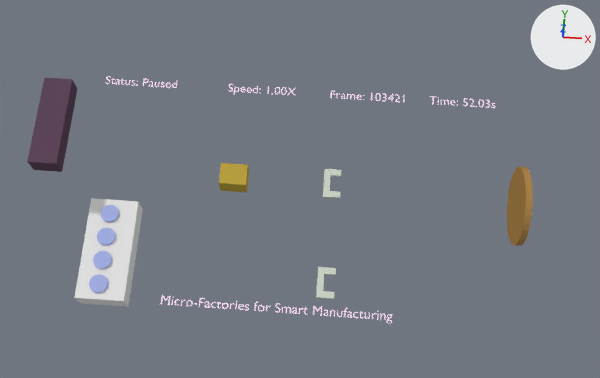
A saved change to the Blender file gridbots/gridbots.blend.
Rendered twice from a 50 mm camera at (4.9, -7.3, 30.5) aimed at (4.1, 4.6, -0.8). Every picture has the same lights, and +X, +Y and +Z are marked at upper right.

In view in the first picture: 'Index-Block', 'stage', 'text_frame', 'text_speed', 'text_status', 'text_time', 'text_title', 'water_block', 'water_block.001'.
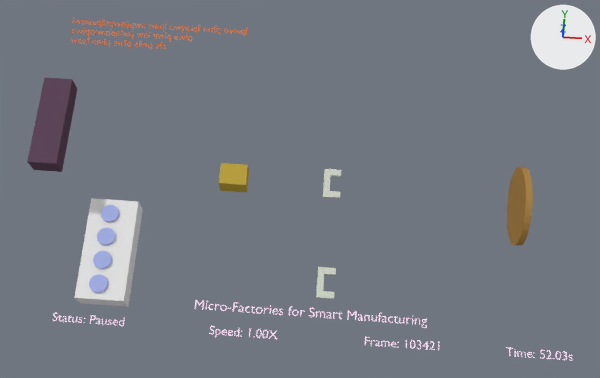
Location of each change, (x1, y1, x2, y2) in pixels of the pictures (600 x 378 px):
'text_title', moved: before (161, 295, 393, 324); after (195, 300, 427, 328)
'text_scripts', added (orange): after (71, 17, 248, 50)
'text_status', moved, rescaled (15% taller): before (105, 76, 178, 88); after (52, 312, 125, 326)
'text_frame', moved, rescaled (7% taller): before (330, 90, 405, 103); after (365, 337, 439, 351)
'text_speed', moved, rescaled (8% taller): before (228, 84, 296, 96); after (209, 326, 278, 339)
'text_time', moved, rescaled (15% taller): before (429, 96, 495, 108); after (506, 347, 573, 361)

What the commit changed:
Material 'Material.001' (mat_material_001) is new.
Its base color is (0.8, 0.217, 0.0578) (orange #e78044).
Text 'Text.005' (txt_text_005) is new.
Its body is 'fweweqfoqweijqwe weqf owpeiqf ewfq oewqf\newfqoiwefqefwq wef ewfq ewfq\nweqf ewfq ewfq efwq efa'.
It uses material mat_material_001 (orange #e78044).
Its extrude is 0.01.
Its small caps scale is 0.66.
Object 'text_frame' (ob_text_frame) moves from (5.0, 8.4, -0.1) to (6.85, -1.61, -0.1).
Object 'text_frame' (ob_text_frame) is rescaled from (0.526, 0.526, 0.526) to (0.473, 0.473, 0.473).
Object 'text_speed' (ob_text_speed) moves from (0.81, 8.4, -0.1) to (1.14, -1.62, -0.1).
Object 'text_speed' (ob_text_speed) is rescaled from (0.526, 0.526, 0.526) to (0.473, 0.473, 0.473).
Object 'text_status' (ob_text_status) moves from (-4.28, 8.4, -0.1) to (-4.71, -1.53, -0.1).
Object 'text_status' (ob_text_status) is rescaled from (0.526, 0.526, 0.526) to (0.473, 0.473, 0.473).
Object 'text_time' (ob_text_time) moves from (9.08, 8.42, -0.1) to (12.04, -1.64, -0.1).
Object 'text_time' (ob_text_time) is rescaled from (0.526, 0.526, 0.526) to (0.473, 0.473, 0.473).
Object 'text_title' (ob_text_title) moves from (-0.81, -0.63, -0.1) to (0.47, -0.71, -0.1).
Object 'text_scripts' (ob_text_scripts) is new; it shows txt_text_005.
Its location is (-6.23, 11.34, -0.43).
Its rotation in degrees is (24, 0, 0).
Its scale is (0.409, 0.409, 0.409).
